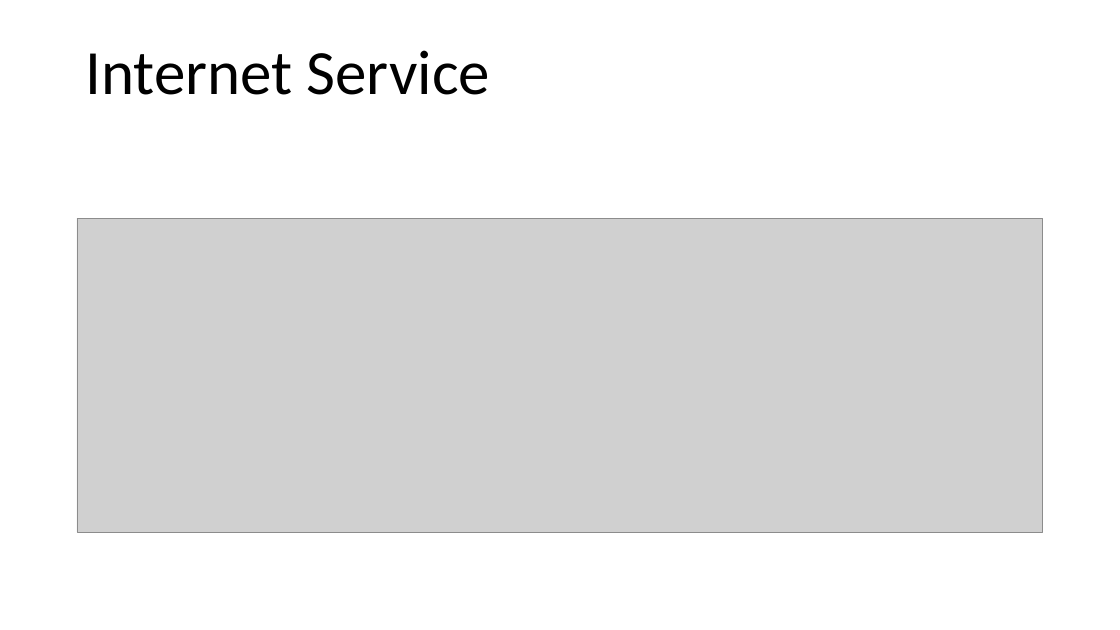
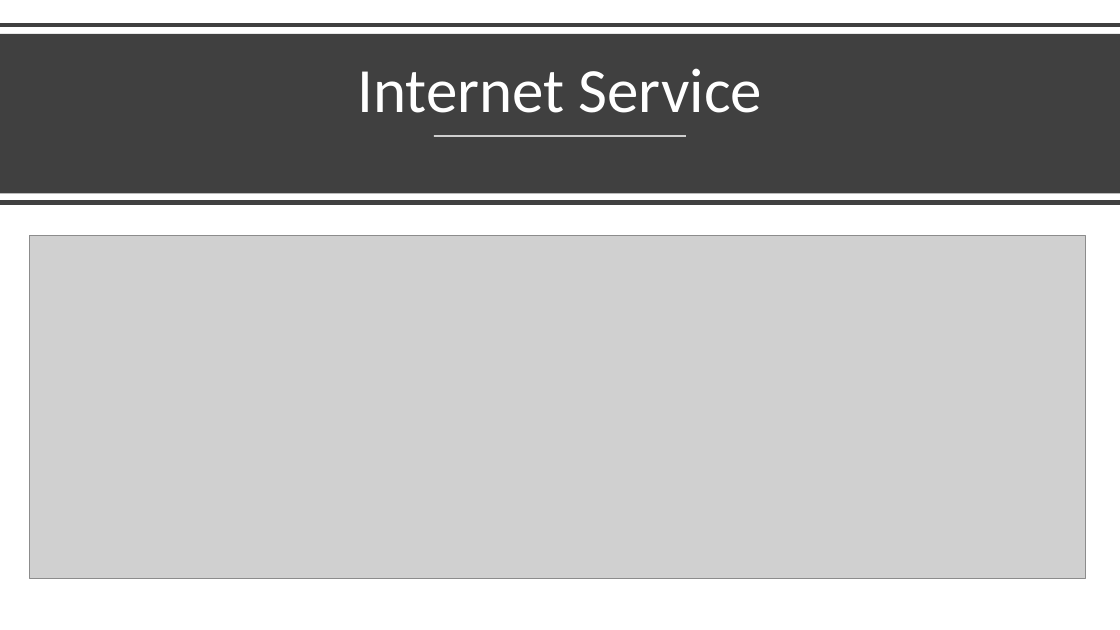
Before and after one commit to jinshuochen/Spring-Board-Capstone-Three, a slide deck: slide 11 of Customer Churn/reports/Customer Churn Final Presentation.pptx (slide 12 before the commit). Drawn at 1120x630 pixels with LibreOffice and Linux fonts; fonts in the diff are those of the drawing; grey boxes stand for pictures. Boxes give left, top, right and bottom in pixels: in the first picture for what was removed or moved away, otherwise in the second. Text is boxed around its words. In the diff, an @@ line names an element or a change of style, - is before the commit and + after.

Commit message:
Updated Final Presentation
Changed the background

```diff
--- a/Customer Churn/reports/Customer Churn Final Presentation.pptx
+++ b/Customer Churn/reports/Customer Churn Final Presentation.pptx
@@ background #000000 to #FFFFFF @@
@@ line added from (0, 25) to (1120, 25), #404040 4 pt @@
@@ rectangle added at box(0, 34, 1120, 193), fill #404040 @@
@@ title "Internet Service": place and size @@
-title "Internet Service" at box(85, 50, 490, 95)
+title "Internet Service" at box(357, 68, 762, 113)
@@ title "Internet Service" at box(357, 68, 762, 113): alignment left to centre @@
@@ line added from (434, 136) to (686, 136), #FFFFFF 1.5 pt @@
@@ line added from (0, 202) to (1120, 202), #404040 4 pt @@
@@ picture: place and size @@
-picture at box(77, 218, 1044, 533)
+picture at box(29, 235, 1086, 579)
```
Also in this commit, not shown: 17 other slides changed, 1 slide removed.
